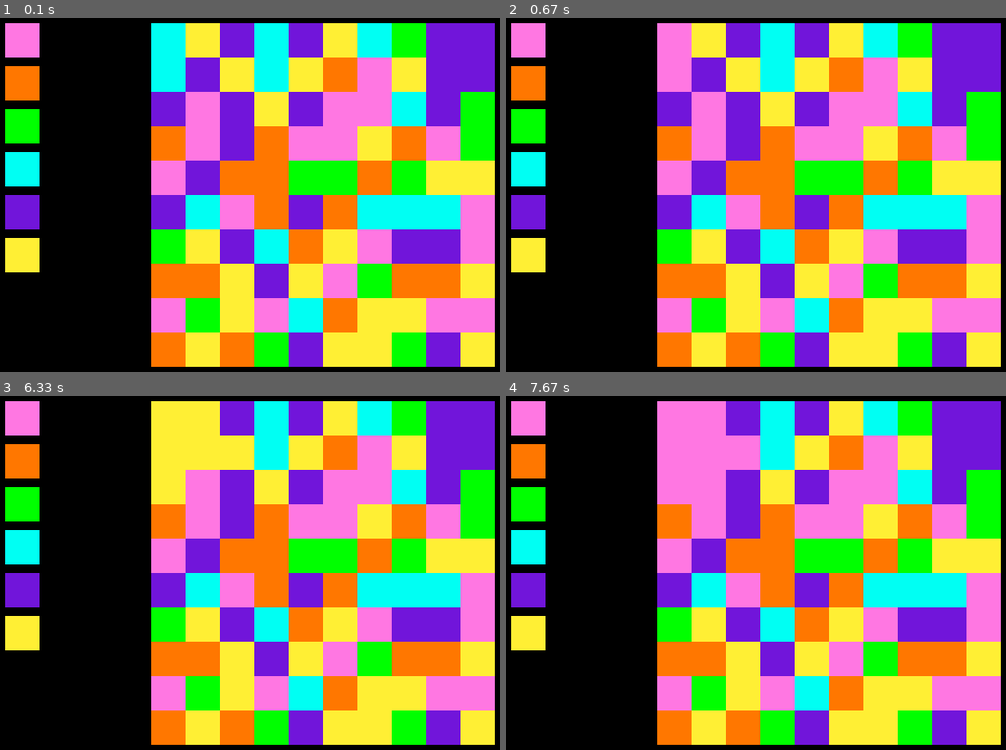
Above: before the commit, frames 1-4 (two rows, left to right).
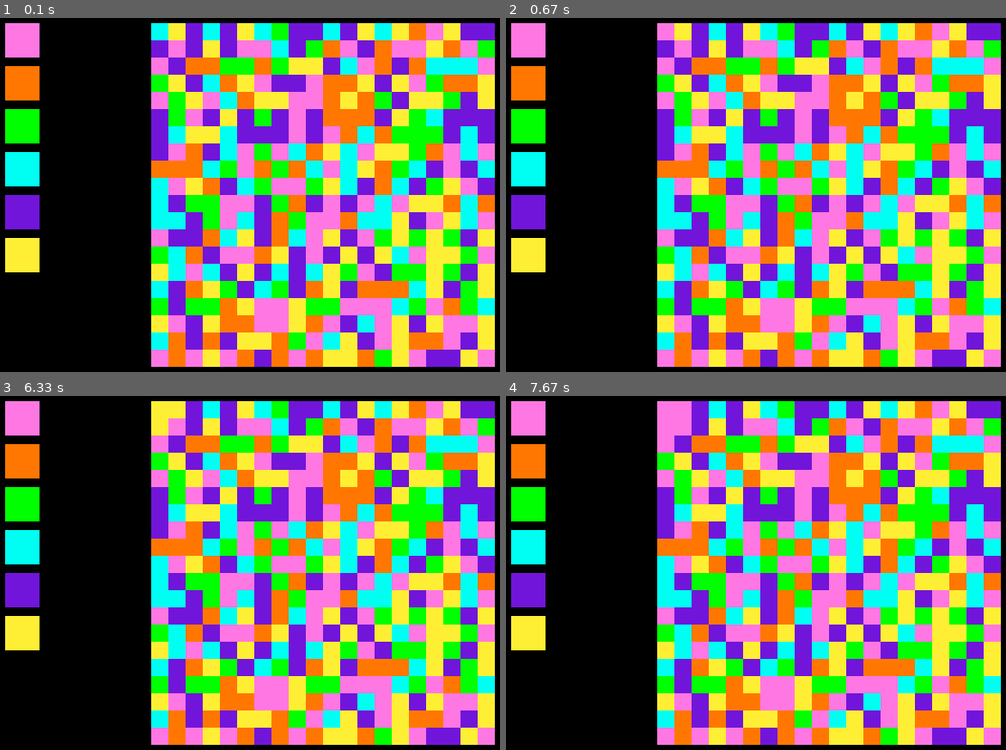
Above: after the commit, the same moments.

Repository: Sirch/pygame-stuff
Game: pygame game, started from flood.py
Same seed, same stepped clock (60 frames per second), same inputs: the game is played once before the commit and once after it. The source is Python 2; it was converted automatically to run under Python 3.
Inputs (mouse positions are in pixels of both pictures, inside the frame that each line leads up to):
- Up to frame 1 (0.1 s): no input
- Up to frame 2 (0.67 s): click (526, 39) at 0.38 s
- Up to frame 3 (6.33 s): click (20, 459) at 0.72 s; click (20, 505) at 2.05 s; click (20, 548) at 3.45 s; click (20, 590) at 4.78 s; click (20, 633) at 6.28 s
- Up to frame 4 (7.67 s): click (526, 417) at 7.62 s

The runs differ from the first frame. In frame 1, 53% of the frame differs, in the area x 30-99%, y 1-99%; in frame 2, 52%; in frame 3, 52%; in frame 4, 52%.

Commit message:
Didnt I just do this?

Diff:
--- a/flood.py
+++ b/flood.py
@@ -23,7 +23,7 @@
 
 WIDTH = 640
 HEIGHT = 480
-SIZE = 10
+SIZE = 20
 
 def off_grid(coords, length):
     '''
@@ -102,8 +102,12 @@
                 if box[COLOUR] == colour_picked:
                     count += 1
                 if box[FLOODED]:
+                    count += 1
                     box[COLOUR] = colour_picked
-        print count
+
+        if count == SIZE ** 2:
+            pass
+        return count
 
 class Game:
 
